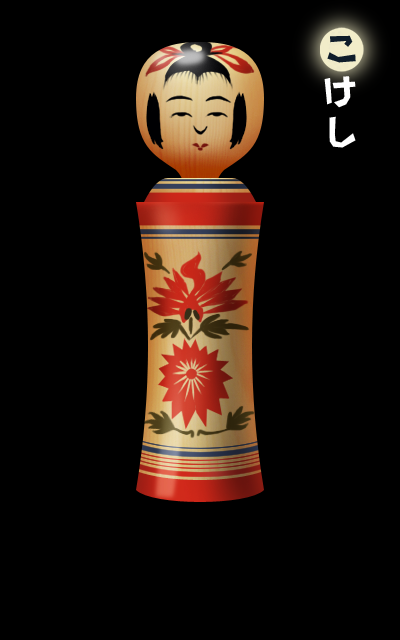
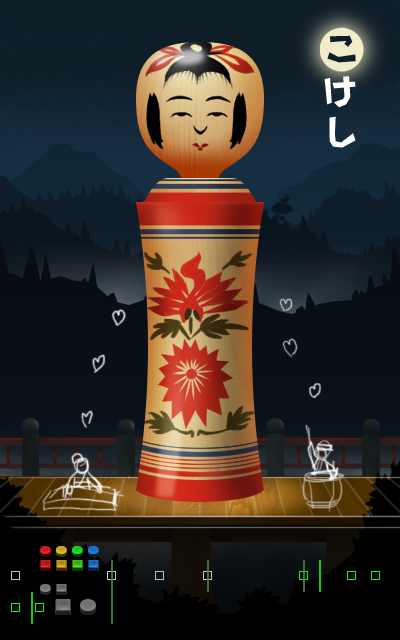
Revision of a layered 400px x 640px image; what changed, layer by layer:
added layer "Layer 33 copy 3" above "Layer 32 copy 2" over [40, 546, 99, 595]
added layer "Layer 32 copy 2" above "Layer 33" over [40, 560, 99, 595]
added layer "Layer 33" above "Layer 33 copy" over [80, 599, 96, 611]
added layer "Layer 33 copy" above "Layer 32" over [80, 600, 96, 615]
added layer "Layer 32" above "measures" over [55, 599, 71, 615]
showed "measures" over [11, 560, 380, 624]
showed "Layer 18", opacity 70% → 100%, painted on it over [0, 298, 400, 529]
showed "trees_foreground" over [0, 460, 400, 624]
showed group "platform" (20 layers) over [0, 229, 400, 624]
showed "Layer 30" over [0, 428, 400, 624]
showed "Layer 14", painted on it over [0, 480, 400, 624]
showed group "background" (8 layers) over [0, 0, 400, 624]
